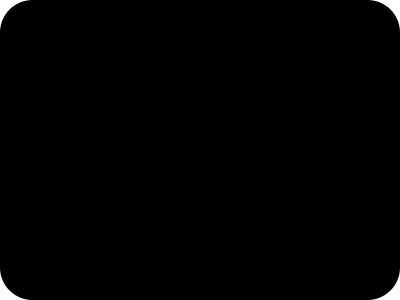
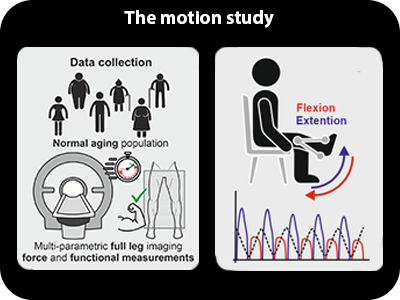
Two versions of the same layered image (400 x 300). Layer-by-layer changes:
added group "Motion" with 3 layers above "QMRITools" over 17, 10, 383, 271
added layer "Layer 6" in group "Motion" over 215, 47, 383, 271
added layer "Layer 4" in group "Motion" over 17, 47, 199, 270
added layer "text line copy" (1st of 3, in "Motion") in group "Motion" over 124, 10, 274, 28
